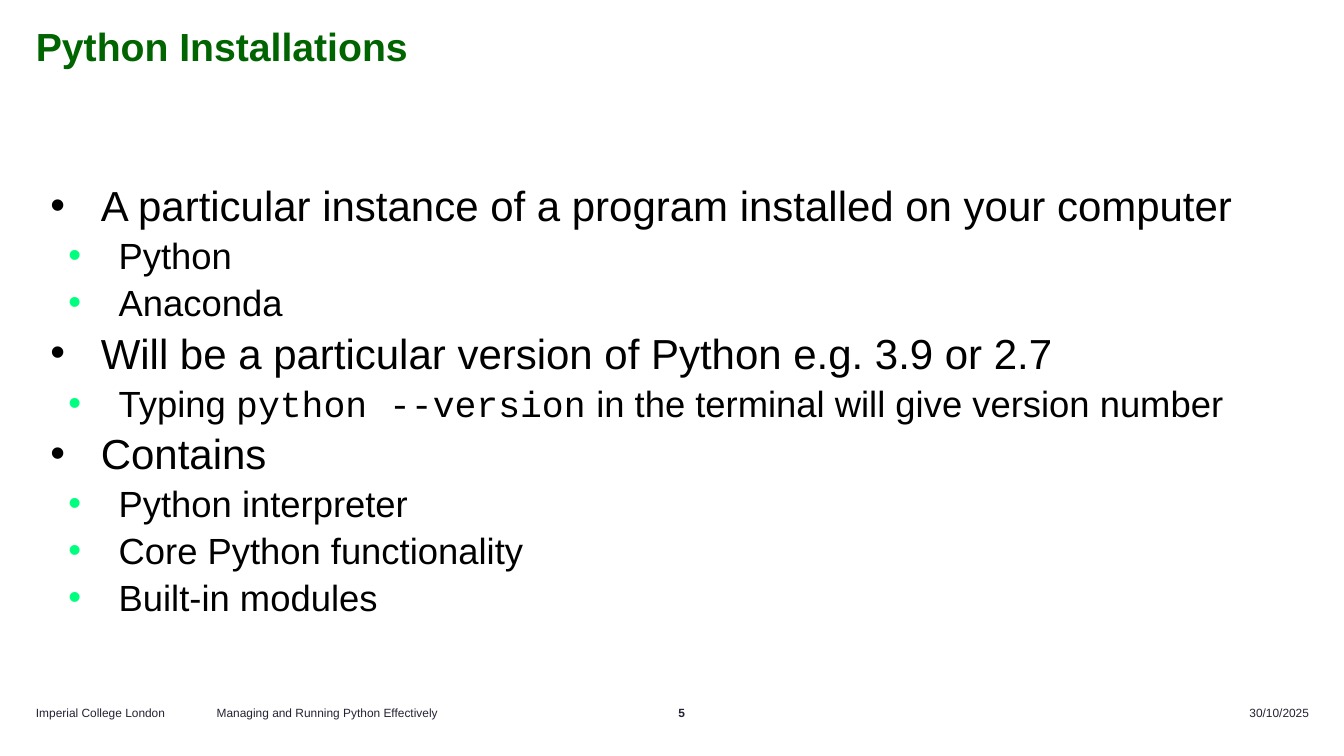
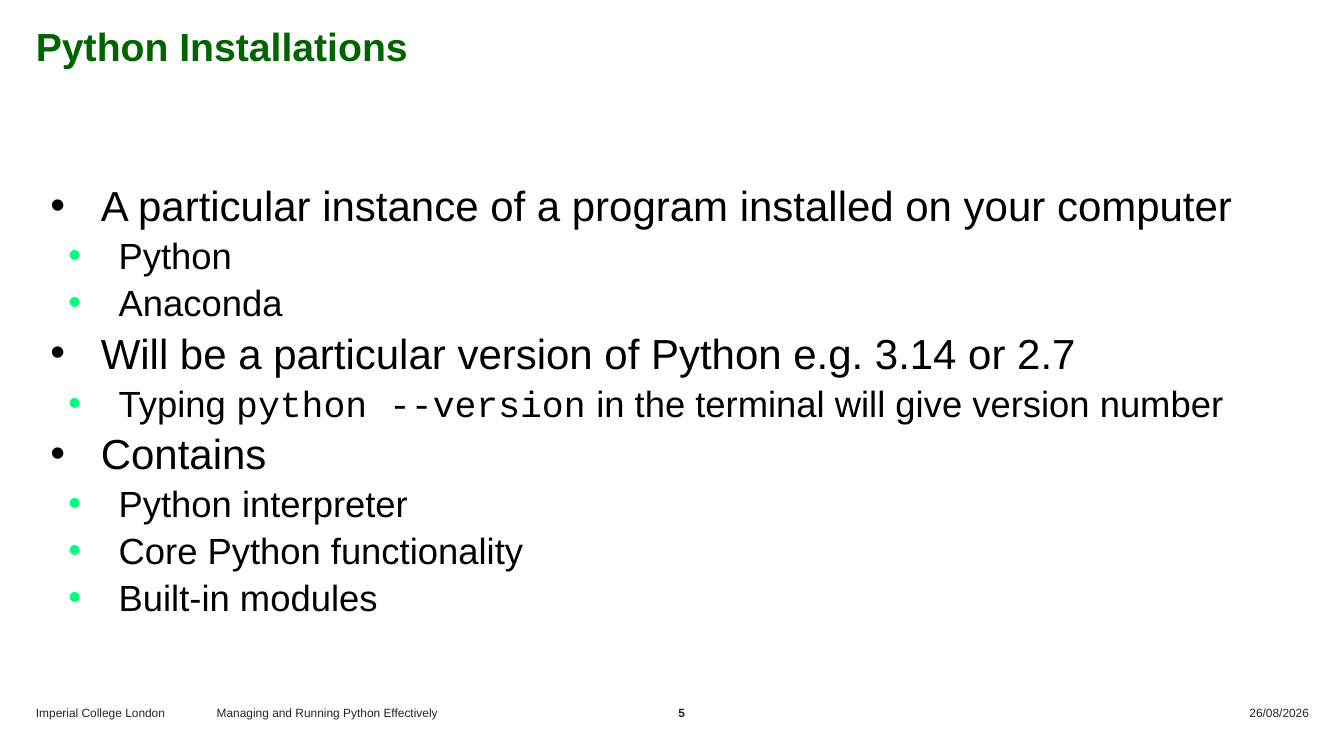
Before and after one commit to ImperialCollegeLondon/RCDS-managing-and-running-python-effectively, a slide deck: slide 5 of Managing and Running Python Effectively.pptx. Drawn at 1344x756 pixels with LibreOffice and Linux fonts; fonts in the diff are those of the drawing. Boxes give left, top, right and bottom in pixels: in the first picture for what was removed or moved away, otherwise in the second. Text is boxed around its words. In the diff, an @@ line names an element or a change of style, - is before the commit and + after.

```diff
--- a/Managing and Running Python Effectively.pptx
+++ b/Managing and Running Python Effectively.pptx
@@ text at <box>101,338,1075,377</box>: text changed @@
-• Will be a particular version of Python e.g. 3.9 or 2.7
+• Will be a particular version of Python e.g. 3.14 or 2.7
@@ text at <box>1249,708,1309,717</box>: text changed @@
-30/10/2025
+26/08/2026
```
Also in this commit, not shown: 26 other slides changed, 6 slides removed, 4 other files.
